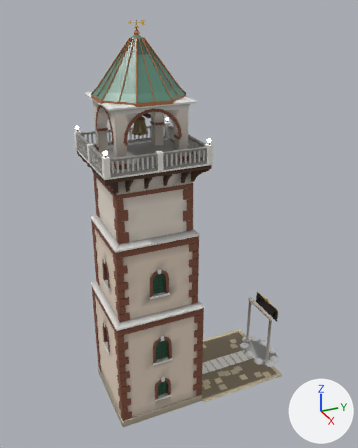
Before and after pictures for a commit that changed the glTF model client/assets/plaza3/pav_skytower.glb.
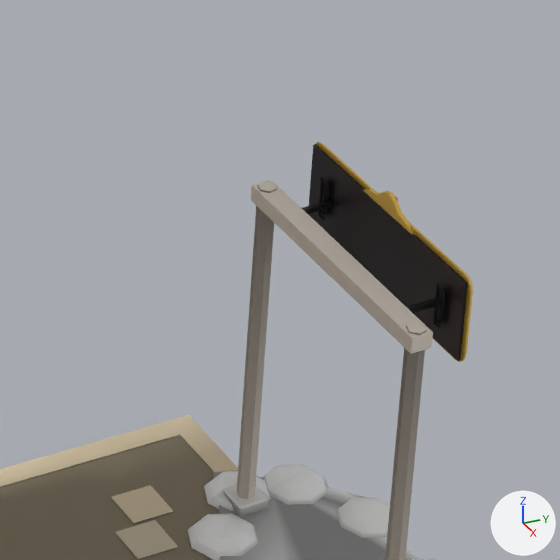
There are two pictures of each version: one whole from a 50 mm camera at (28.11, -10.06, 27.3) aimed at (-0.51, 2.82, 12.99), one close up on the part from 60% to 81% of the width and 61% to 78% of the height. The lights are fixed; the arrows at lower right show +X, +Y and +Z. The last two pictures show the newer version. Vertices at exactly the same position are counted once.

The older version as bpy lines, for what is in view:
```python
me_static_skytower = bpy.data.meshes.new('static_skytower')
me_static_skytower.from_pydata(...)  # 6935 vertices, 9626 faces; spans x -3.3..3.3, y -3.3..11.4, z 0.0..26.2
# faces by material slot: [7500, 2046, 80]
me_static_skytower.materials.append(mat_p3_matte)
me_static_skytower.materials.append(mat_p3_gloss)
me_static_skytower.materials.append(mat_p3_glow)
ob_static_skytower = bpy.data.objects.new('static_skytower', me_static_skytower)
ob_static_skytower.location = (0.0, 0.0, 0.0)
```
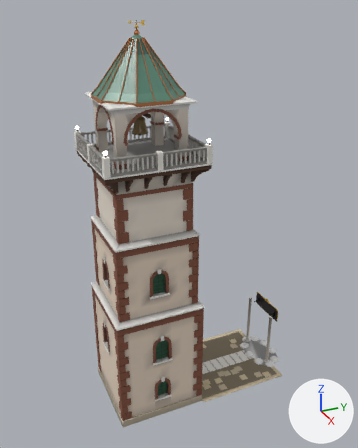
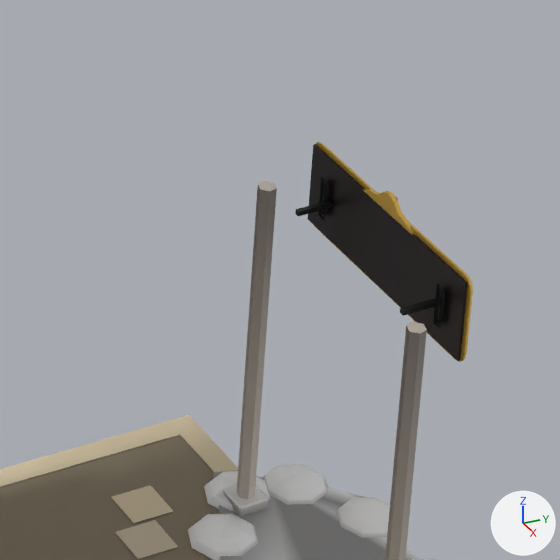
Patch to the scene script:
```diff
--- a/client/assets/plaza3/pav_skytower.glb.py
+++ b/client/assets/plaza3/pav_skytower.glb.py
@@ me_static_skytower @@
 # used by ob_static_skytower; location = (0.0, 0.0, 0.0)
-me_static_skytower.from_pydata(...)  # 6935 vertices, 9626 faces; spans x -3.3..3.3, y -3.3..11.4, z 0.0..26.2
+me_static_skytower.from_pydata(...)  # 6927 vertices, 9614 faces; spans x -3.3..3.3, y -3.3..11.4, z 0.0..26.2
+# me_static_skytower part 1: the loose piece of 8 vertices spanning x -1.6..1.6, y 9.7..9.9, z 4.3..4.5 is deleted
 me_static_skytower.materials.append(mat_p3_matte)
```

Location of each change, (x1, y1, x2, y2) in pixels of the close-ups (560 x 560 px):
part 1 of me_static_skytower, deleted
    before: (251, 180, 433, 354)
